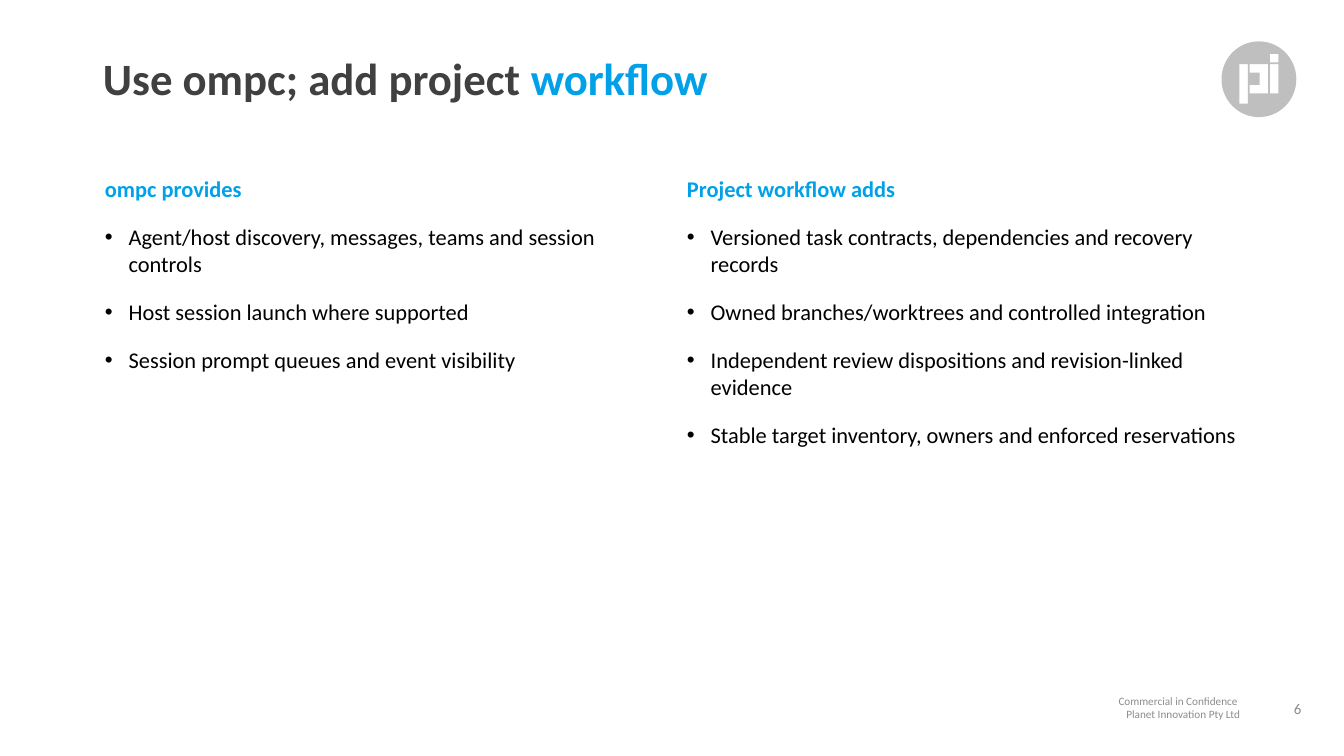
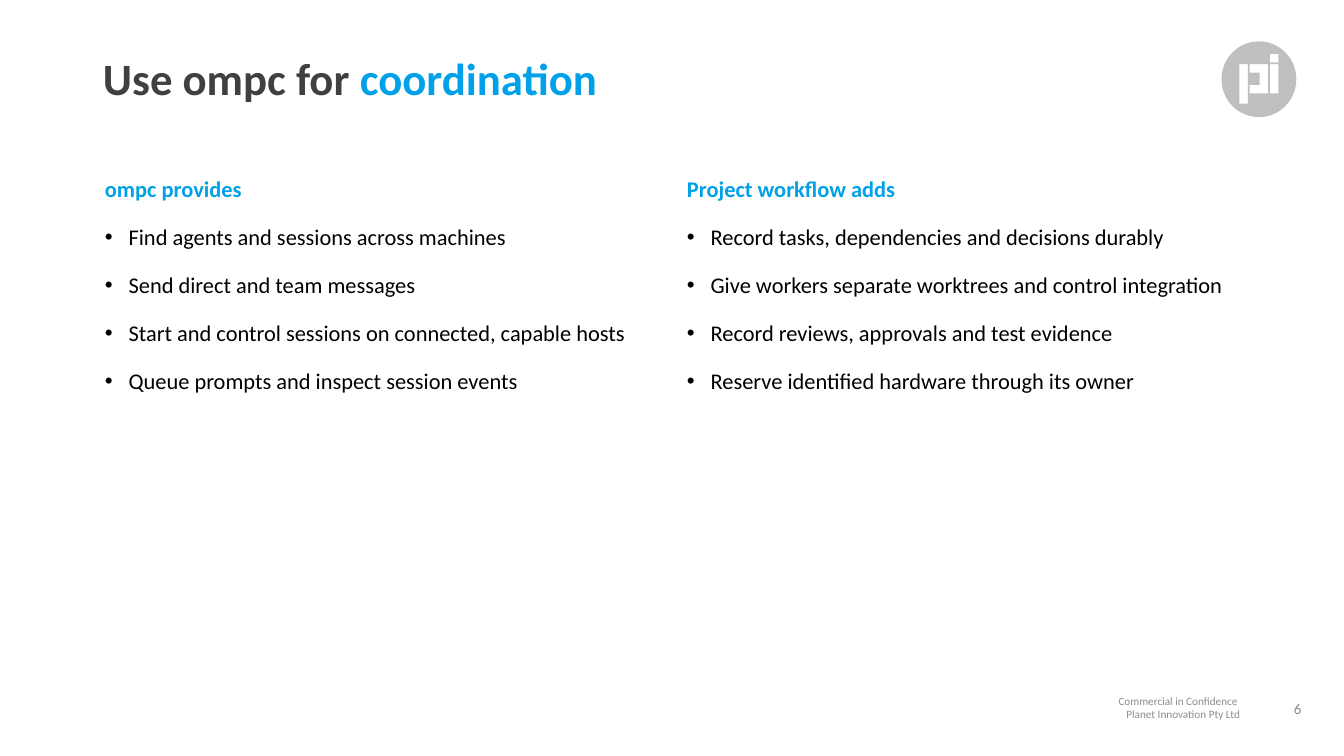
Before and after one commit to andrewleech/omp-connected, a slide deck: slide 6 of planning/fleets/20261117_fleet-pitch.pptx. Drawn at 1344x756 pixels with LibreOffice and Linux fonts; fonts in the diff are those of the drawing. Boxes give left, top, right and bottom in pixels: in the first picture for what was removed or moved away, otherwise in the second. Text is boxed around its words. In the diff, an @@ line names an element or a change of style, - is before the commit and + after.

```diff
--- a/planning/fleets/20261117_fleet-pitch.pptx
+++ b/planning/fleets/20261117_fleet-pitch.pptx
@@ title at bbox=[103, 63, 597, 102]: text changed; text colour #404040 to #00A1E8 @@
-Use ompc; add project workflow
+Use ompc for coordination
@@ text at bbox=[129, 229, 624, 393]: text changed @@
-• Agent/host discovery, messages, teams and session controls
-• Host session launch where supported
-• Session prompt queues and event visibility
+• Find agents and sessions across machines
+• Send direct and team messages
+• Start and control sessions on connected, capable hosts
+• Queue prompts and inspect session events
@@ text at bbox=[711, 229, 1222, 393]: text changed @@
-• Versioned task contracts, dependencies and recovery records
-• Owned branches/worktrees and controlled integration
-• Independent review dispositions and revision-linked evidence
-• Stable target inventory, owners and enforced reservations
+• Record tasks, dependencies and decisions durably
+• Give workers separate worktrees and control integration
+• Record reviews, approvals and test evidence
+• Reserve identified hardware through its owner
```
Also in this commit, not shown: 11 other slides changed, 13 other files.
